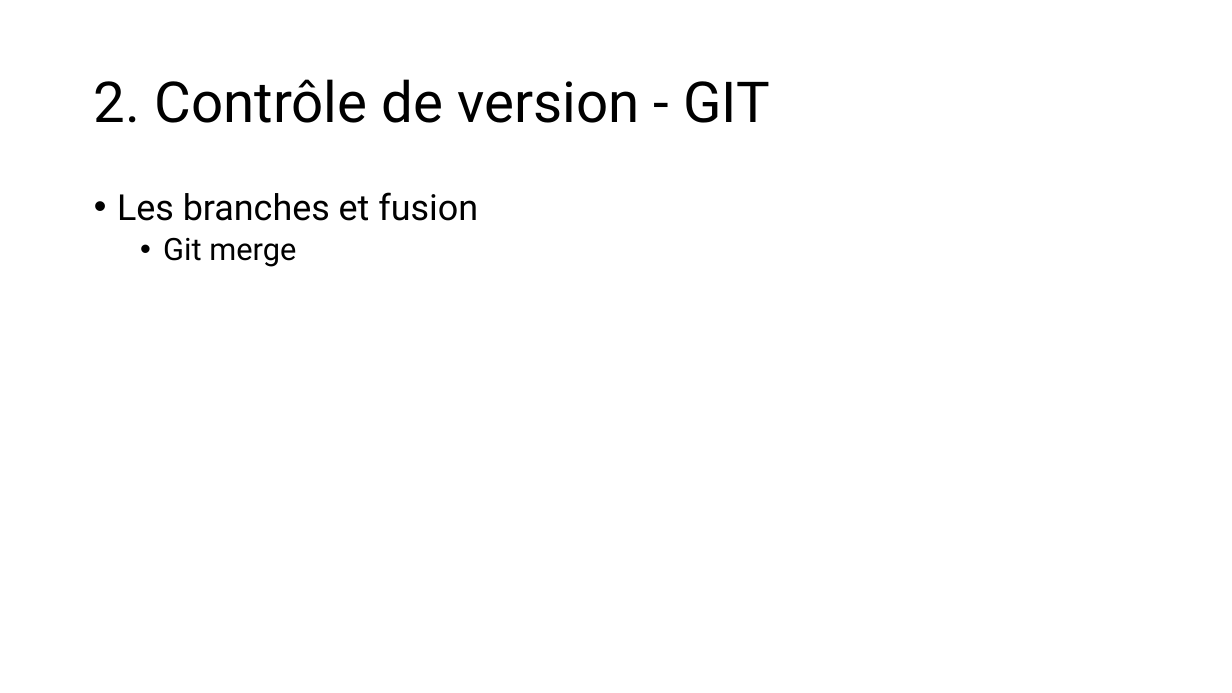
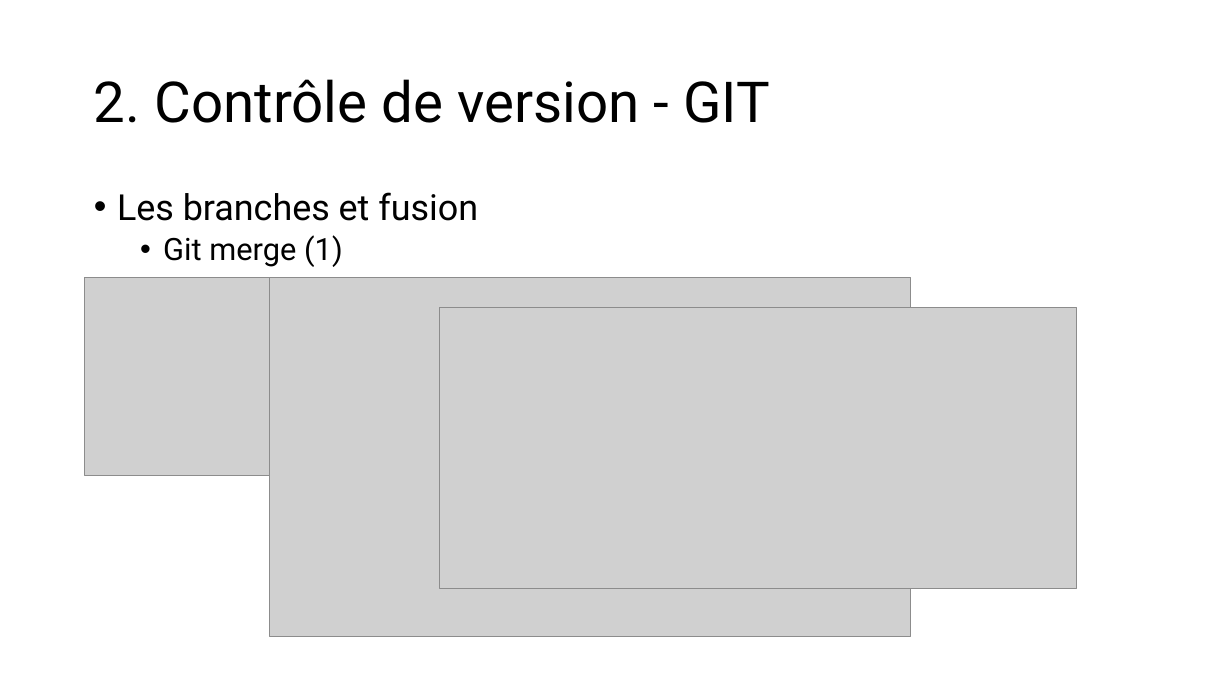
Before and after one commit to LJKhnor/Chapitre-4, a slide deck: slide 34 of Chapitre 4.pptx (slide 26 before the commit). Drawn at 1232x693 pixels with LibreOffice and Linux fonts; fonts in the diff are those of the drawing; grey boxes stand for pictures. Boxes give left, top, right and bottom in pixels: in the first picture for what was removed or moved away, otherwise in the second. Text is boxed around its words. In the diff, an @@ line names an element or a change of style, - is before the commit and + after.

```diff
--- a/Chapitre 4.pptx
+++ b/Chapitre 4.pptx
@@ text at (163, 235, 343, 267): text changed @@
-  • Git merge
+  • Git merge (1)
@@ picture added at (85, 277, 722, 476) @@
@@ picture added at (270, 277, 911, 637) @@
@@ picture added at (440, 308, 1078, 589) @@
```
Also in this commit, not shown: 10 other slides changed, 14 slides added, 22 slides removed.
